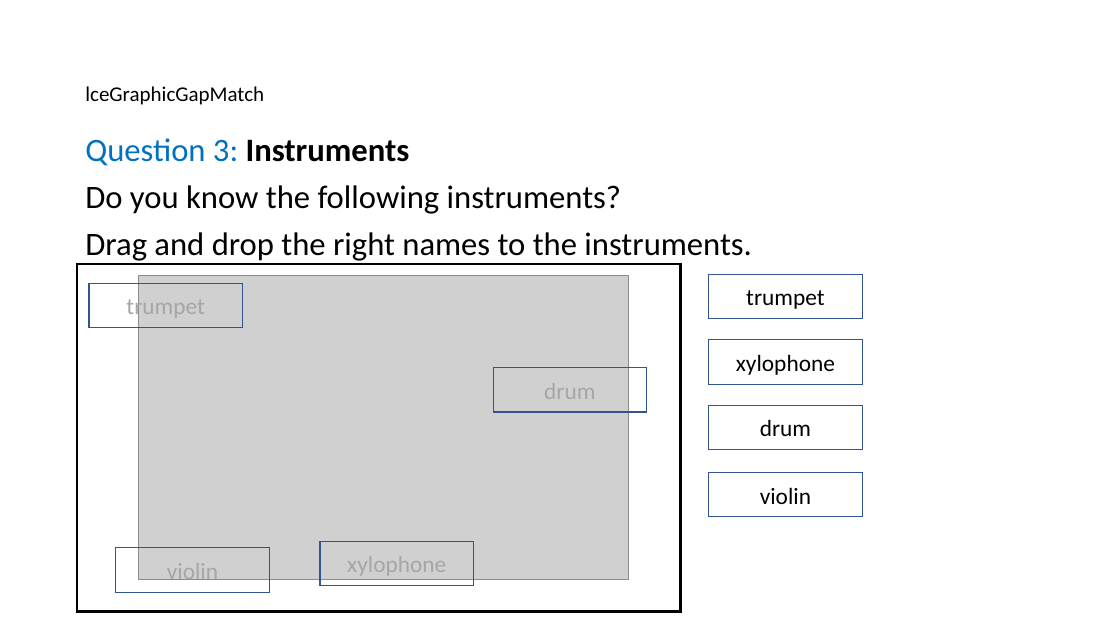
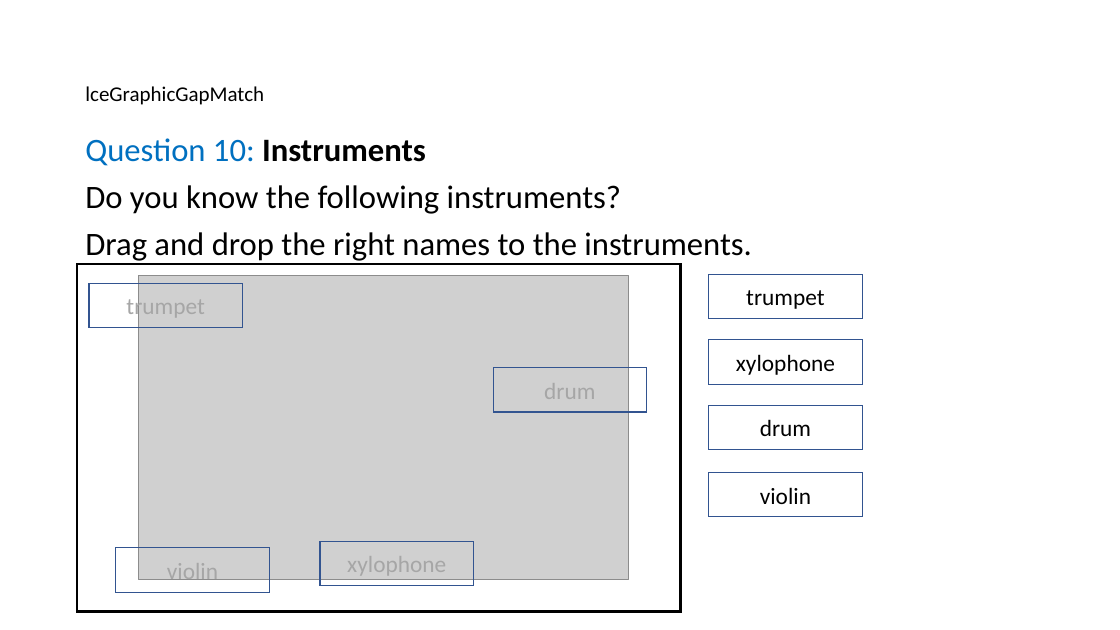
Before and after one commit to birgitstrackenbrock/dita13.lc.extra-interactions, a slide deck: slide 13 of documentation/Interaction_examples_visual.pptx (slide 5 before the commit). Drawn at 1120x630 pixels with LibreOffice and Linux fonts; fonts in the diff are those of the drawing; grey boxes stand for pictures. Boxes give left, top, right and bottom in pixels: in the first picture for what was removed or moved away, otherwise in the second. Text is boxed around its words. In the diff, an @@ line names an element or a change of style, - is before the commit and + after.

```diff
--- a/documentation/Interaction_examples_visual.pptx
+++ b/documentation/Interaction_examples_visual.pptx
@@ text at [85, 138, 426, 166]: text changed; text colour #000000 to #0070C0; bold off @@
-Question 3: Instruments
+Question 10: Instruments
```
Also in this commit, not shown: 18 other slides changed, 1 slide added.
